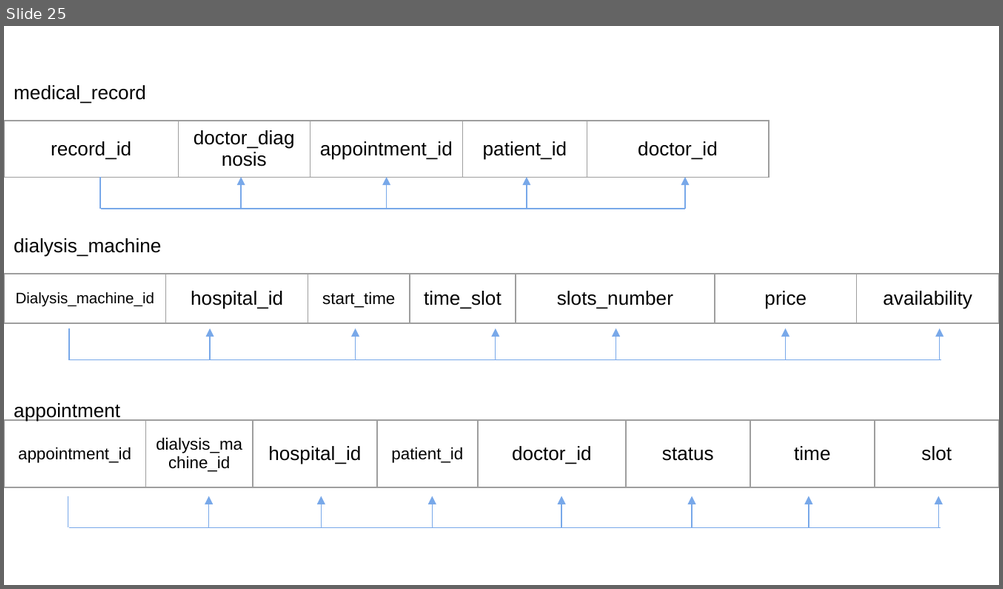
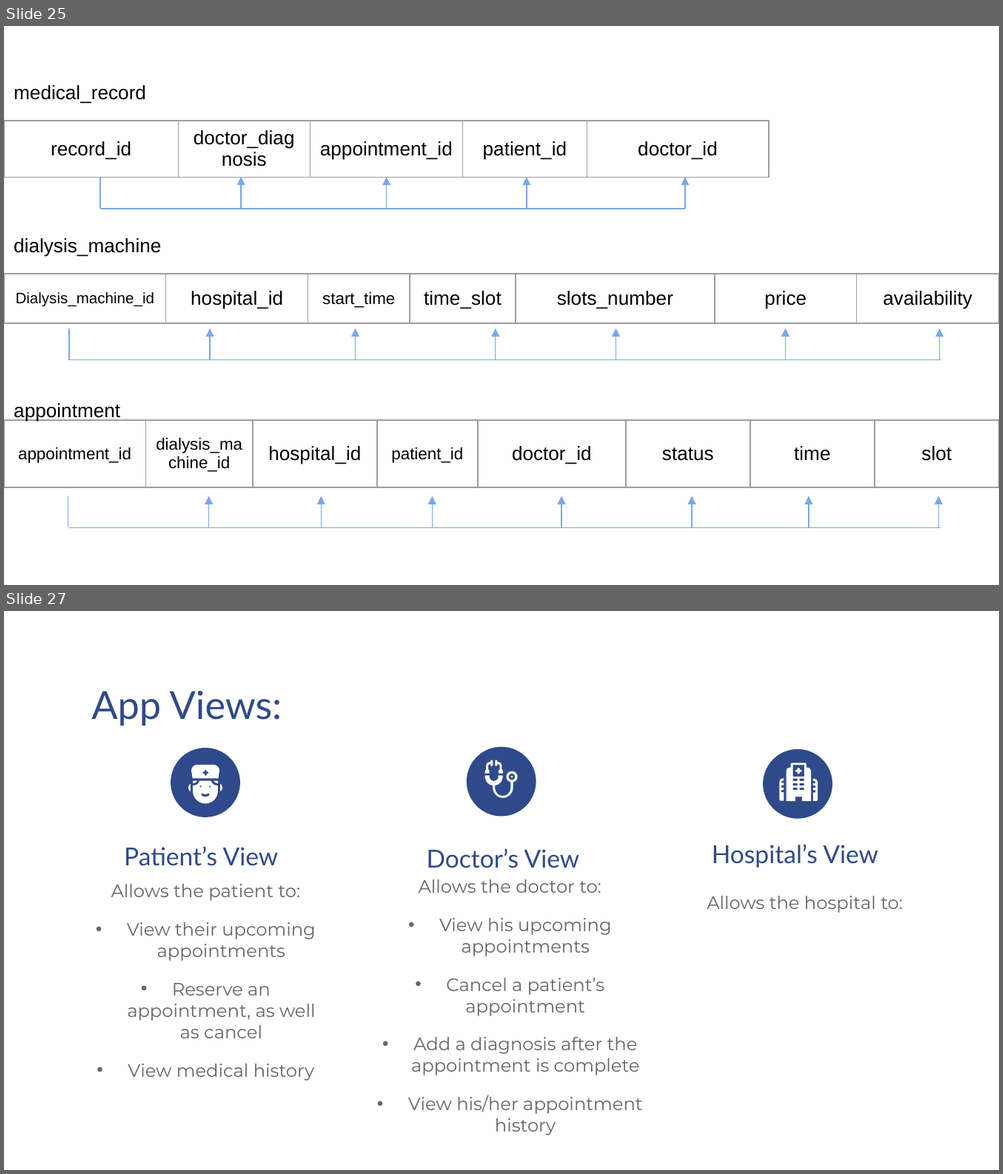
Before and after one commit to DoniaMetwalli/Hospital-System, a slide deck: PresentationV2.pptx. Shown one above the other, each under a label of ours: slide 25 before the commit, slides 25 and 27 after it; the slides between them are not shown. The pictures are 1003x589 and 1003x1174 pixels, drawn with LibreOffice and Linux fonts; fonts in the diff are those of the drawing. Boxes give left, top, right and bottom in pixels: in the first picture for what was removed or moved away, otherwise in the second. Text is boxed around its words. In the diff, an @@ line names an element or a change of style, - is before the commit and + after.

```diff
--- a/PresentationV2.pptx
+++ b/PresentationV2.pptx
@@ slide 27 added at (x1=4, y1=611, x2=999, y2=1170), background #FFFFFF @@
@@ title added at (x1=91, y1=691, x2=282, y2=726), 28 pt, text #2F4A8A @@
+App Views:
@@ ellipse added at (x1=170, y1=748, x2=240, y2=818), fill #2F4A8A @@
@@ ellipse added at (x1=466, y1=747, x2=536, y2=817), fill #2F4A8A @@
@@ ellipse added at (x1=762, y1=749, x2=833, y2=819), fill #2F4A8A @@
@@ group added at (x1=779, y1=763, x2=817, y2=802): 4 freeform shapes @@
@@ group added at (x1=188, y1=765, x2=222, y2=804): 6 freeform shapes @@
@@ group added at (x1=484, y1=760, x2=518, y2=798): 4 freeform shapes @@
@@ title added at (x1=124, y1=846, x2=279, y2=866), 18 pt, text #2F4A8A @@
+Patient’s View
@@ title added at (x1=427, y1=849, x2=580, y2=869), 18 pt, text #2F4A8A @@
+Doctor’s View
@@ title added at (x1=711, y1=844, x2=878, y2=868), 18 pt, text #2F4A8A @@
+Hospital’s View
@@ subtitle added at (x1=111, y1=884, x2=316, y2=1081), 13 pt, text #666666 @@
+Allows the patient to:
+• View their upcoming appointments
+• Reserve an appointment, as well as cancel
+• View medical history
@@ subtitle added at (x1=408, y1=880, x2=643, y2=1136), 13 pt, text #666666 @@
+Allows the doctor to:
+• View his upcoming appointments
+• Cancel a patient’s appointment
+• Add a diagnosis after the appointment is complete
+• View his/her appointment history
@@ subtitle added at (x1=706, y1=896, x2=902, y2=913), 13 pt, text #666666 @@
+Allows the hospital to:
```
Also in this commit, not shown: 8 slides changed, 11 other slides added.
